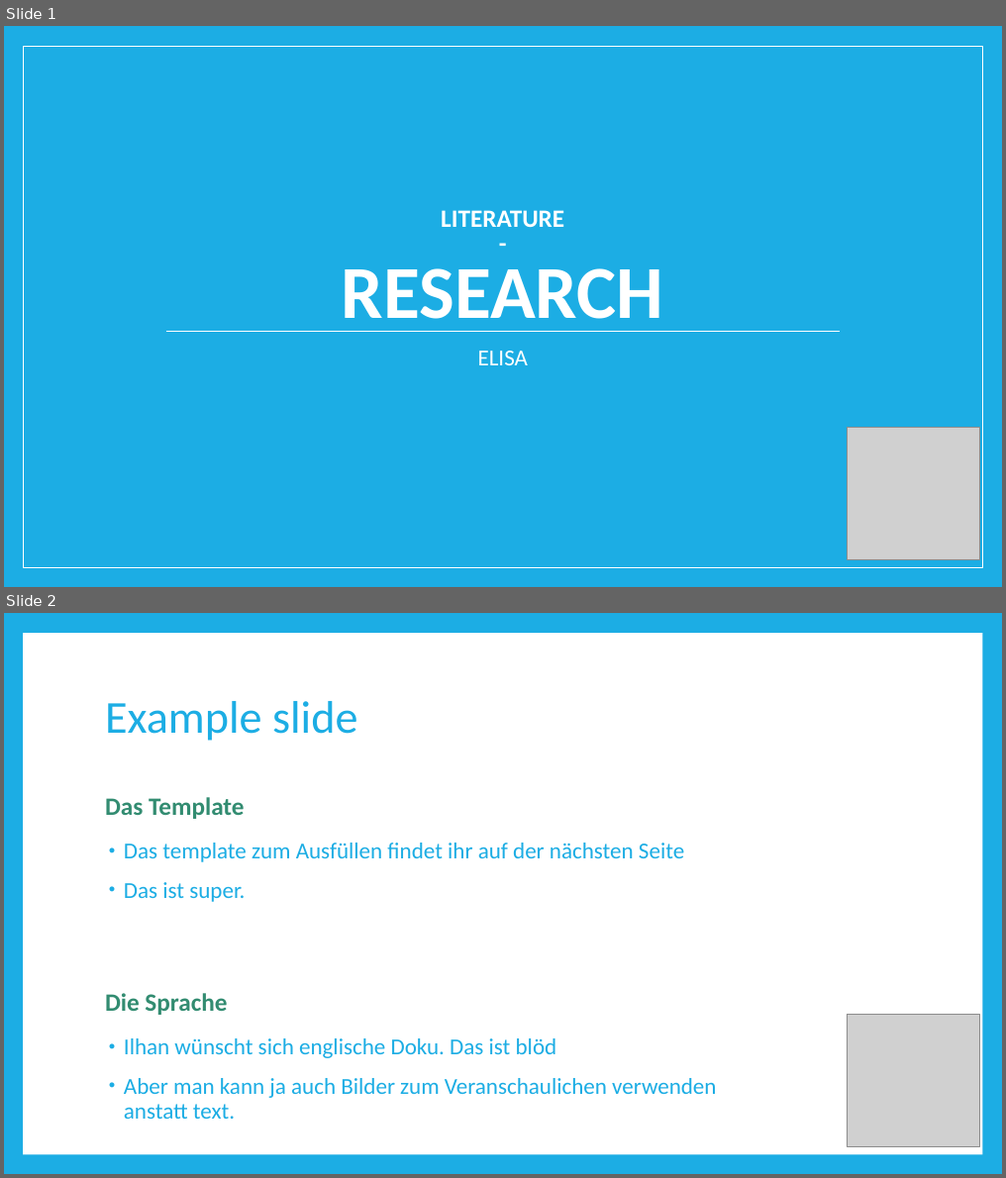
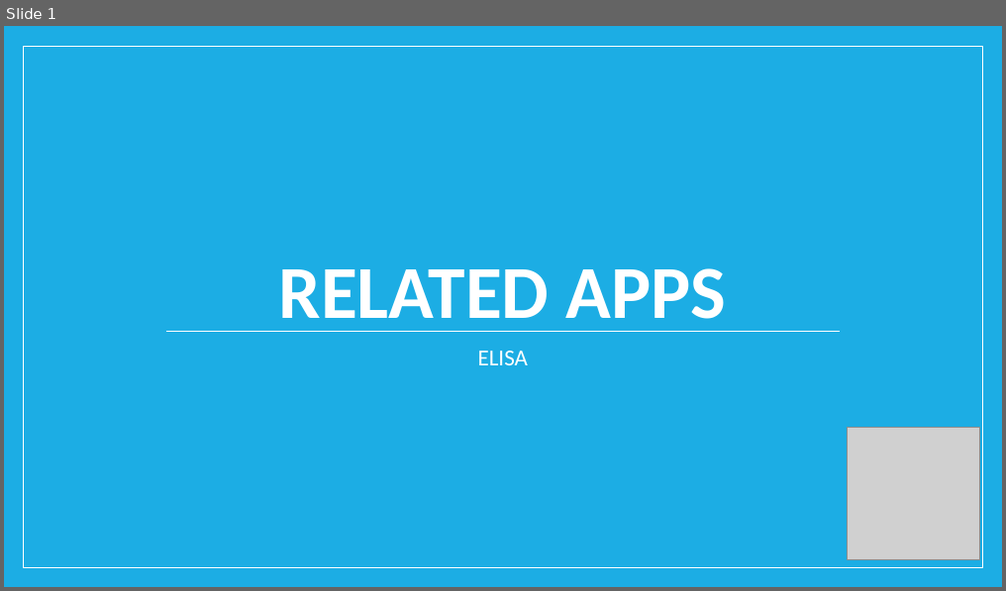
Before and after one commit to riedmaph/einkaufsliste, a slide deck: usabilityEngineering/A1/MaS_literatureResearch.pptx. Shown one above the other, each under a label of ours: slides 1 and 2 before the commit, slide 1 after it. The pictures are 1006x1178 and 1006x591 pixels, drawn with LibreOffice and Linux fonts; fonts in the diff are those of the drawing; grey boxes stand for pictures. Boxes give left, top, right and bottom in pixels: in the first picture for what was removed or moved away, otherwise in the second. Text is boxed around its words. In the diff, an @@ line names an element or a change of style, - is before the commit and + after.

Commit message:
add related apps slides

```diff
--- a/usabilityEngineering/A1/MaS_literatureResearch.pptx
+++ b/usabilityEngineering/A1/MaS_literatureResearch.pptx
@@ slide 2 removed at [4,613,1002,1174], background #1CADE4 @@
@@ rectangle removed at [23,633,982,1155] @@
@@ title removed at [105,701,357,741] @@
-Example slide
@@ text removed at [105,797,244,819] @@
-Das Template
@@ text removed at [124,843,684,902] @@
-• Das template zum Ausfüllen findet ihr auf der nächsten Seite
-• Das ist super.
@@ text removed at [105,993,227,1015] @@
-Die Sprache
@@ picture removed at [846,1014,979,1147] @@
@@ text removed at [124,1039,716,1119] @@
-• Ilhan wünscht sich englische Doku. Das ist blöd
-• Aber man kann ja auch Bilder zum Veranschaulichen verwenden anstatt text.
@@ slide 1 changed as well @@
@@ title at [279,269,727,332]: text changed; size 24 to 72 pt @@
-LITERATURE
--
-RESEARCH
+RELATED APPS
```
Also in this commit, not shown: 2 slides added, 1 other slide removed.
